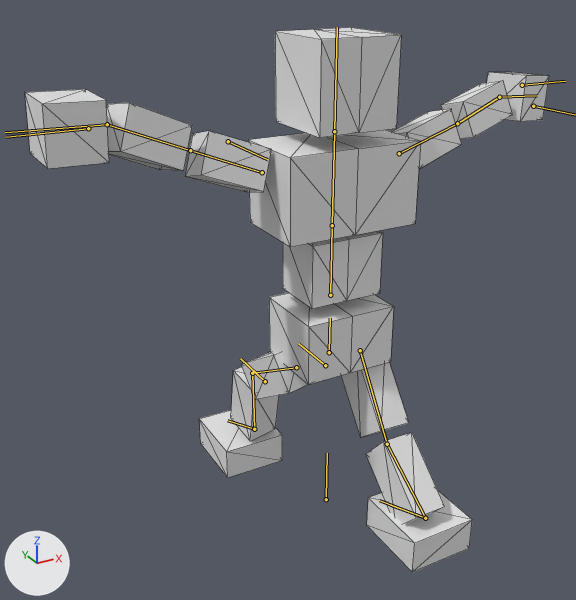
An edit to the glTF model BrowserGame/public/models/animateblend3.glb, drawn before and after from the same camera.
Both versions are drawn from a camera (50 mm lens) standing at (-9.78, -15.56, 9.33) and looking at (-0.87, 0.63, 1.23). The axes (+X, +Y, +Z) are drawn at lower left. The lights are the same throughout. Both versions are drawn at frame 12 of the action '05_feet.run'; the numbers are the values there. The bones that bend it are drawn over the model as lines. Mesh edges are drawn as thin lines.

The first picture shows '立方体'.
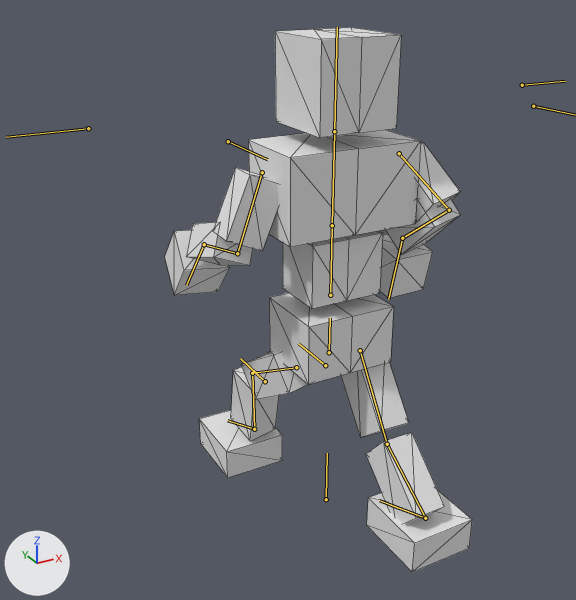
Where the change shows, as pixel boxes [x1, y1, x2, y2] in the pictures (576 x 600 px):
'立方体', posed (41% narrower)
    before: [25, 27, 549, 572]
    after: [165, 27, 472, 572]
bone 'upper arm.R', root to tip
    before: (262, 172) to (190, 150)
    after: (262, 172) to (237, 253)
bone 'forearm.R', root to tip
    before: (190, 150) to (107, 124)
    after: (237, 253) to (204, 244)
bone 'hand.R', root to tip
    before: (107, 124) to (5, 132)
    after: (204, 244) to (186, 285)
bone 'upper arm.L', root to tip
    before: (399, 153) to (457, 123)
    after: (399, 153) to (449, 210)
bone 'forearm.L', root to tip
    before: (457, 123) to (499, 97)
    after: (449, 210) to (402, 238)
bone 'hand.L', root to tip
    before: (499, 97) to (537, 95)
    after: (402, 238) to (388, 299)

What changed in the scene script:
```text
Change bone_upper_arm_r:
    where bone_upper_arm_r = bpy.data.objects['アーマチュア'].pose.bones['upper arm.R']  # child of 'chest'
    bone_upper_arm_r.rotation_quaternion: (0.976, 0.01, 0.105, -0.192) -> (0.835, -0.015, 0.081, 0.544)  # degrees (-1, 12, -22) -> degrees (4, 9, 66)
Change bone_forearm_r:
    where bone_forearm_r = bpy.data.objects['アーマチュア'].pose.bones['forearm.R']  # child of 'upper arm.R'
    bone_forearm_r.rotation_quaternion: (0.993, 0.116, 0.0, -0.002) -> (0.806, -0.591, 0.0, 0.013)  # degrees (13, 0, 0) -> degrees (-73, 1, 1)
Change bone_hand_r:
    where bone_hand_r = bpy.data.objects['アーマチュア'].pose.bones['hand.R']  # child of 'forearm.R'
    bone_hand_r.rotation_quaternion: (0.971, -0.097, -0.119, 0.183) -> (0.948, 0.283, -0.113, 0.087)  # degrees (-14, -11, 23) -> degrees (32, -15, 6)
Change bone_upper_arm_l:
    where bone_upper_arm_l = bpy.data.objects['アーマチュア'].pose.bones['upper arm.L']  # child of 'chest'
    bone_upper_arm_l.rotation_quaternion: (0.982, -0.061, -0.095, 0.15) -> (0.715, 0.243, -0.382, -0.533)  # degrees (-9, -10, 18) -> degrees (52, -17, -82)
Change bone_forearm_l:
    where bone_forearm_l = bpy.data.objects['アーマチュア'].pose.bones['forearm.L']  # child of 'upper arm.L'
    bone_forearm_l.rotation_quaternion: (1.0, 0.0, 0.0, 0.0) -> (0.681, -0.732, 0.0, -0.016)  # degrees (0, 0, 0) -> degrees (-94, -1, -1)
Change bone_hand_l:
    where bone_hand_l = bpy.data.objects['アーマチュア'].pose.bones['hand.L']  # child of 'forearm.L'
    bone_hand_l.rotation_quaternion: (0.977, -0.073, 0.115, -0.167) -> (0.952, 0.293, 0.087, -0.016)  # degrees (-11, 11, -20) -> degrees (34, 10, 1)
```
